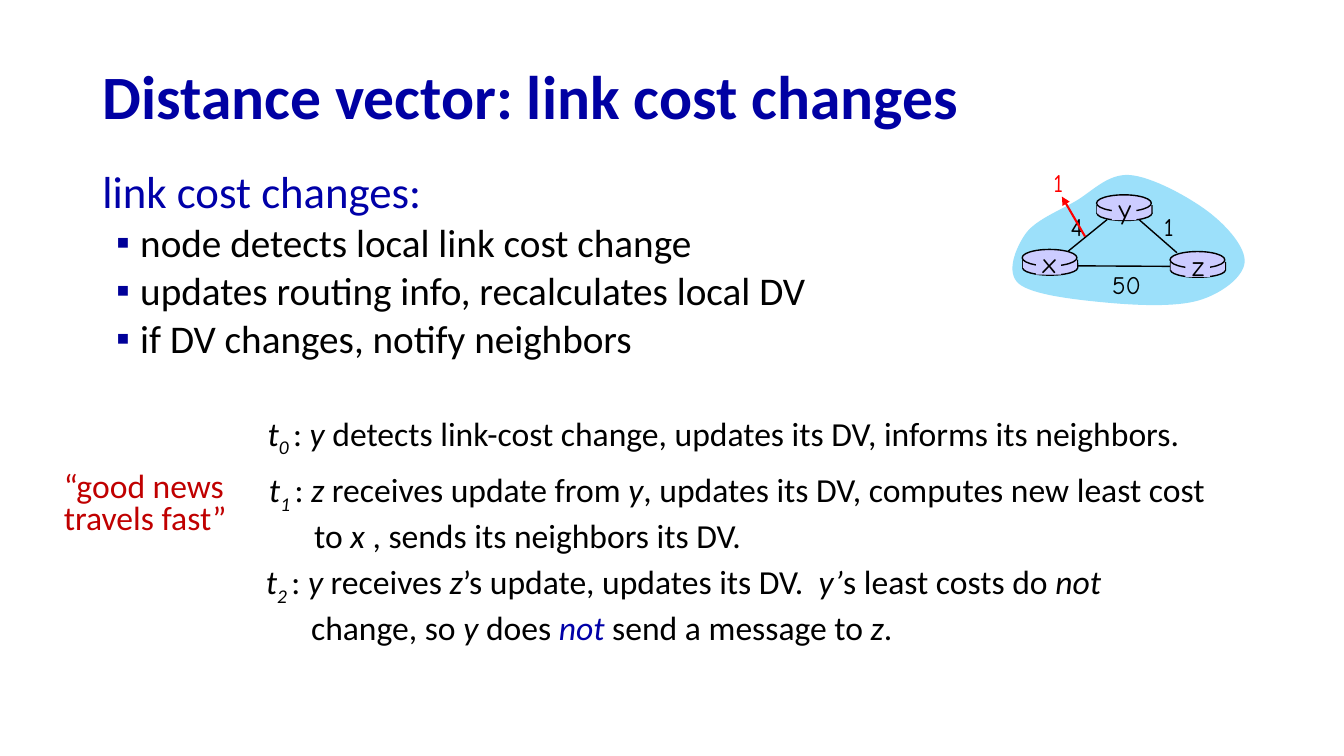
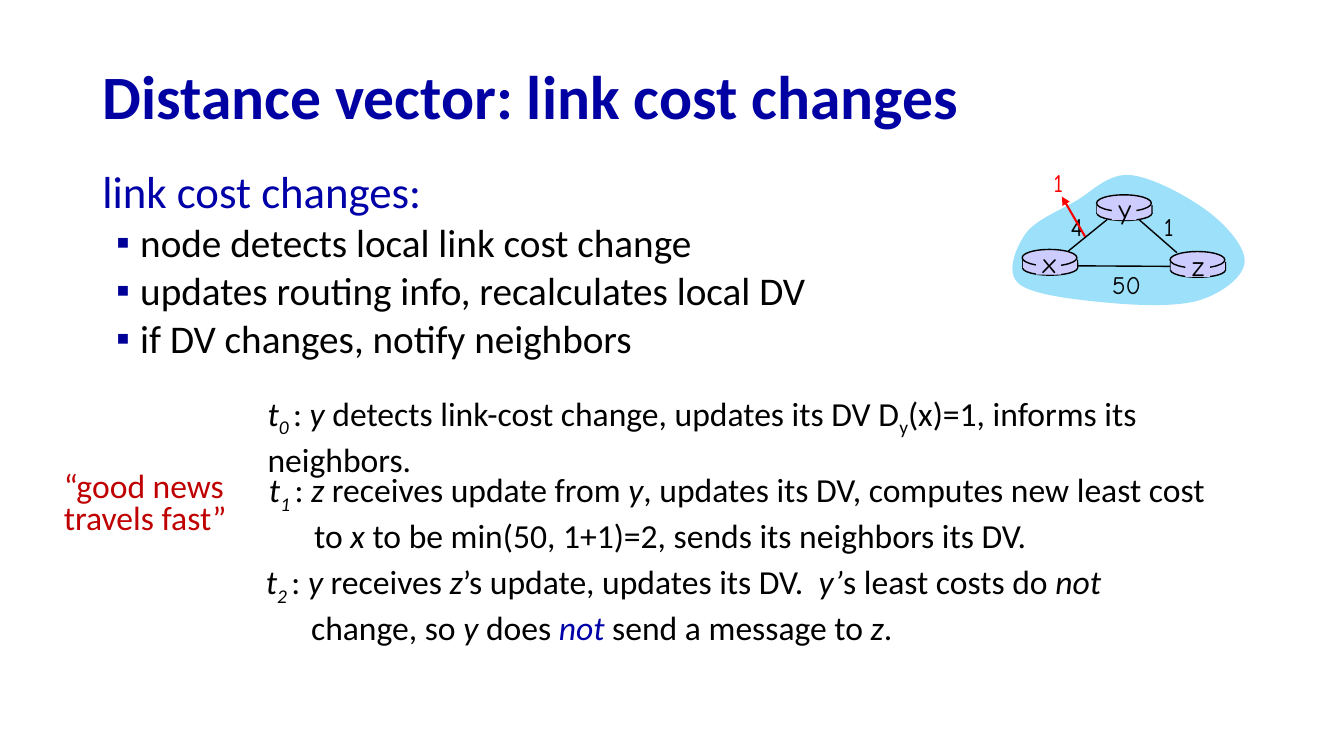
Before and after one commit to guhofstra/CSC175, a slide deck: slide 54 of PPTs/5.1 5.2 Control Plan Routing Protocols.pptx (slide 53 before the commit). Drawn at 1344x756 pixels with LibreOffice and Linux fonts; fonts in the diff are those of the drawing. Boxes give left, top, right and bottom in pixels: in the first picture for what was removed or moved away, otherwise in the second. Text is boxed around its words. In the diff, an @@ line names an element or a change of style, - is before the commit and + after.

```diff
--- a/PPTs/5.1 5.2 Control Plan Routing Protocols.pptx
+++ b/PPTs/5.1 5.2 Control Plan Routing Protocols.pptx
@@ text at box(268, 401, 1136, 480): text changed @@
-t0 : y detects link-cost change, updates its DV, informs its neighbors.
+t0 : y detects link-cost change, updates its DV Dy(x)=1, informs its neighbors.
@@ text at box(311, 475, 1205, 554): text changed @@
-t1 : z receives update from y, updates its DV, computes new least cost to x , sends its neighbors its DV.
+t1 : z receives update from y, updates its DV, computes new least cost to x to be min(50, 1+1)=2, sends its neighbors its DV.
```
Also in this commit, not shown: 4 other slides changed, 2 slides added, 1 other file.
